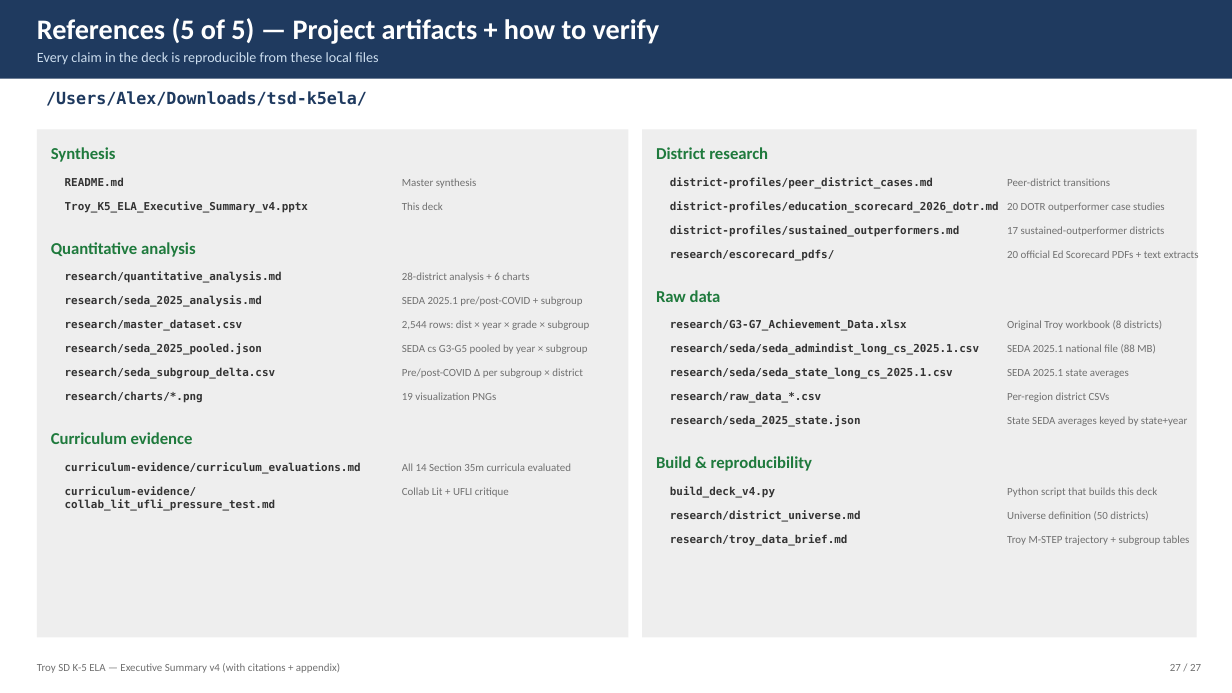
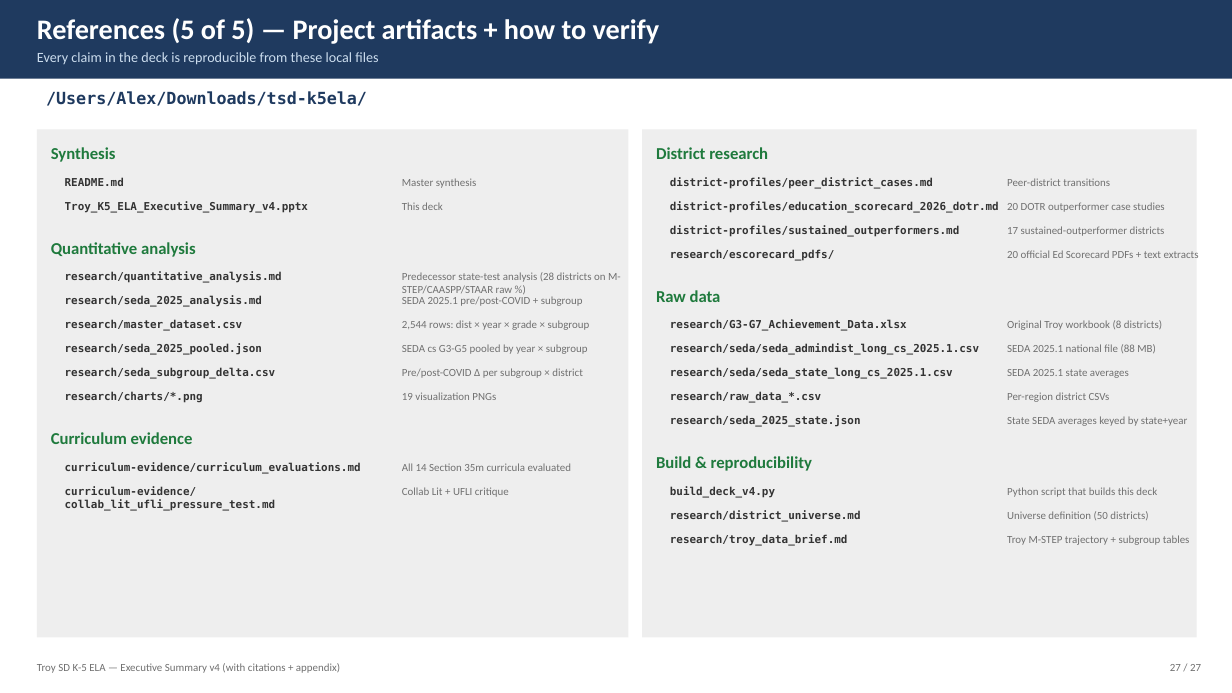
Before and after one commit to akarpo/tsd-k5ela-choice, a slide deck: slide 27 of deck/Troy_K5_ELA_Executive_Summary_v4.pptx. Drawn at 1232x693 pixels with LibreOffice and Linux fonts; fonts in the diff are those of the drawing. Boxes give left, top, right and bottom in pixels: in the first picture for what was removed or moved away, otherwise in the second. Text is boxed around its words. In the diff, an @@ line names an element or a change of style, - is before the commit and + after.

```diff
--- a/deck/Troy_K5_ELA_Executive_Summary_v4.pptx
+++ b/deck/Troy_K5_ELA_Executive_Summary_v4.pptx
@@ text at bbox=[402, 272, 621, 293]: text changed @@
-28-district analysis + 6 charts
+Predecessor state-test analysis (28 districts on M-STEP/CAASPP/STAAR raw %)
```
Also in this commit, not shown: 1 other slide changed, 4 other files.
